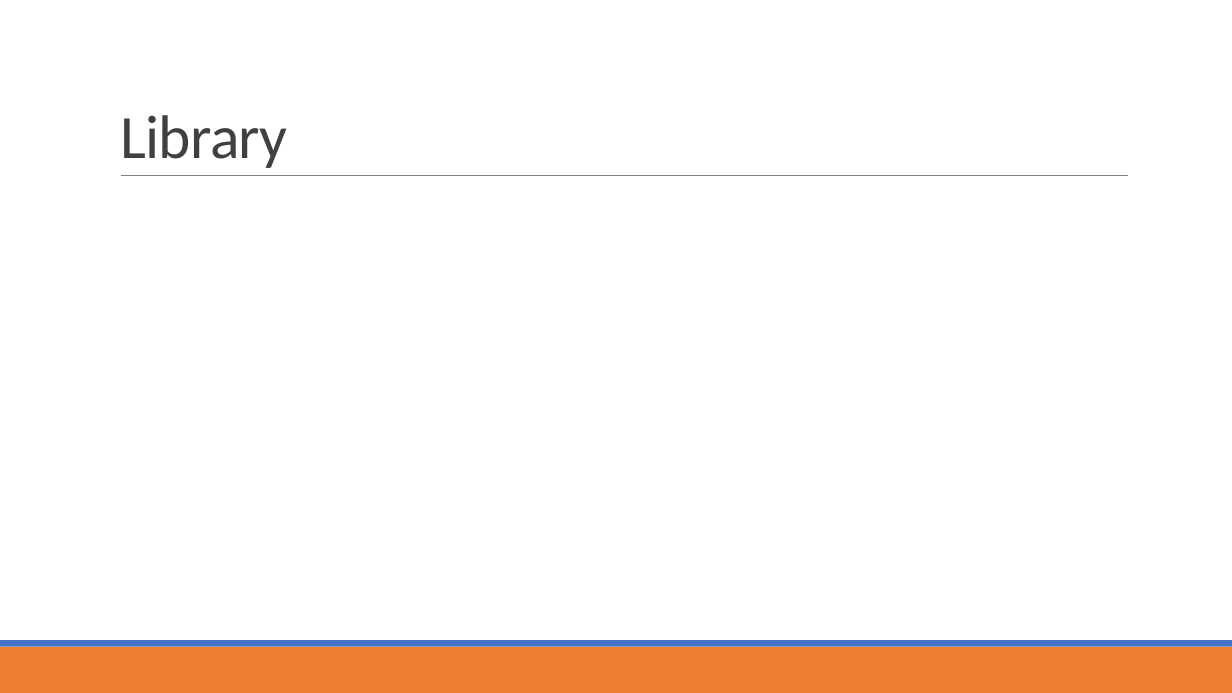
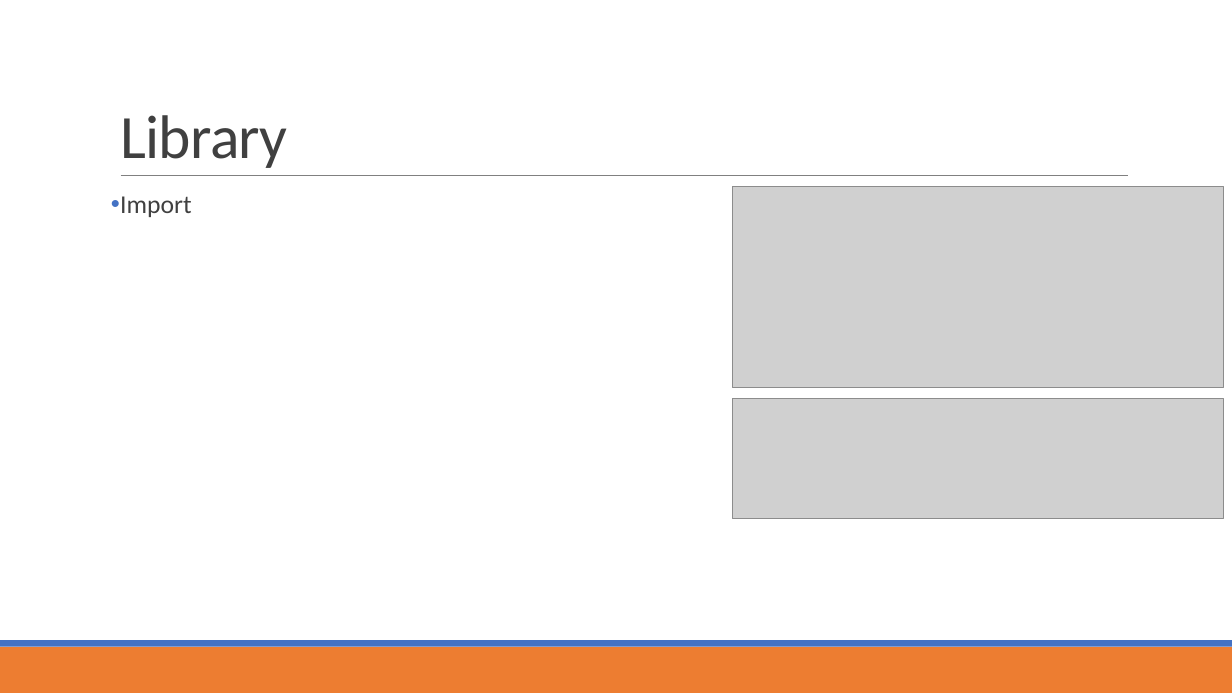
Before and after one commit to MaximeRoy1733837/ESP, a slide deck: slide 9 of Python/Défi_python.pptx (slide 8 before the commit). Drawn at 1232x693 pixels with LibreOffice and Linux fonts; fonts in the diff are those of the drawing; grey boxes stand for pictures. Boxes give left, top, right and bottom in pixels: in the first picture for what was removed or moved away, otherwise in the second. Text is boxed around its words. In the diff, an @@ line names an element or a change of style, - is before the commit and + after.

```diff
--- a/Python/Défi_python.pptx
+++ b/Python/Défi_python.pptx
@@ text added at bbox=[120, 196, 192, 217], 20 pt, text #404040 @@
+• Import
@@ picture added at bbox=[733, 187, 1224, 388] @@
@@ picture added at bbox=[733, 399, 1224, 519] @@
```
Also in this commit, not shown: 4 other slides changed, 8 slides added, 2 slides removed, 1 other file.
